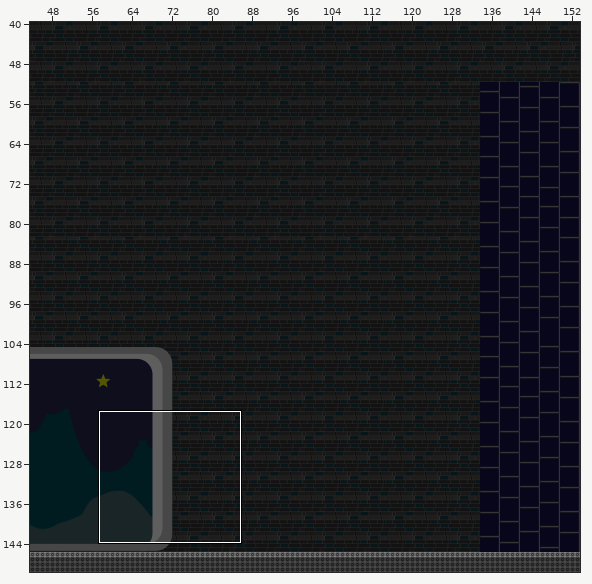
A Tiled map gets an edit: levels/arena.tmx. The picture above shows the old version from afar; the outline marks the close-up.
Close-up. Earlier state:
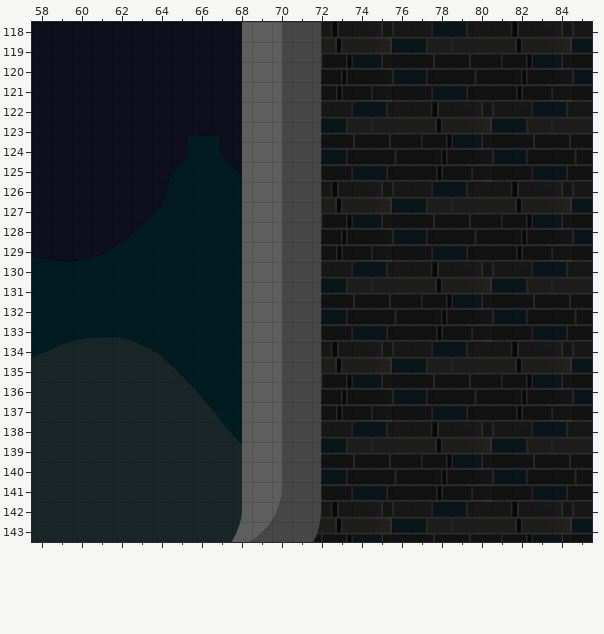
Cells are 32x32 px. Shown: x 58..85, y 118..143. The commit also changed other parts of the map, which this record leaves out.
And afterwards:
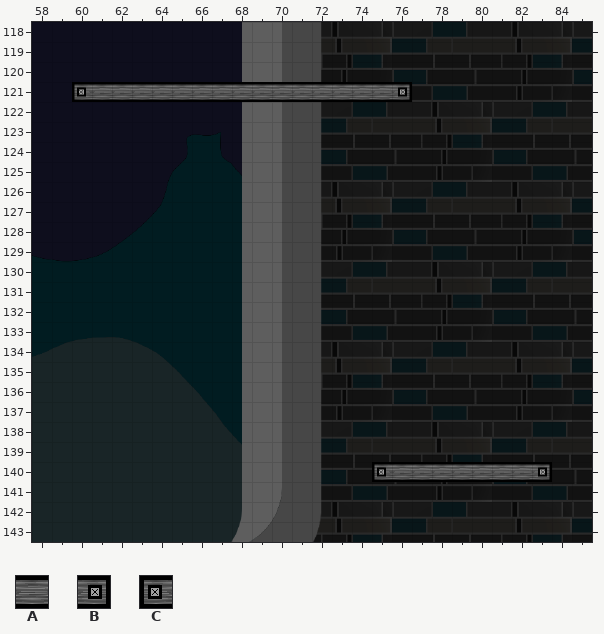
Key: from "tileset-1": A 4, B 7, C 10.
_ is an empty cell.
Edits made:
Changed rows in their new state; . is an unchanged cell.
Layer "Main":
first column x 60:
121 CAAAAAAAAAAAAAAAB
first column x 75:
140 CAAAAAAAB
